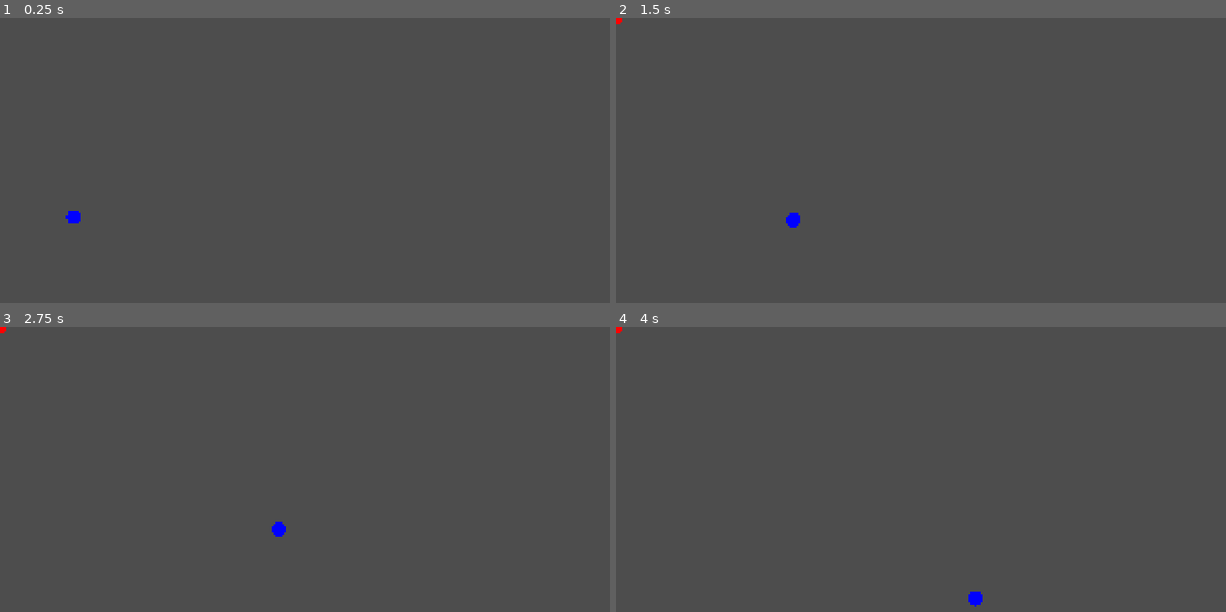
Above: before the commit, frames 1-4 (two rows, left to right).
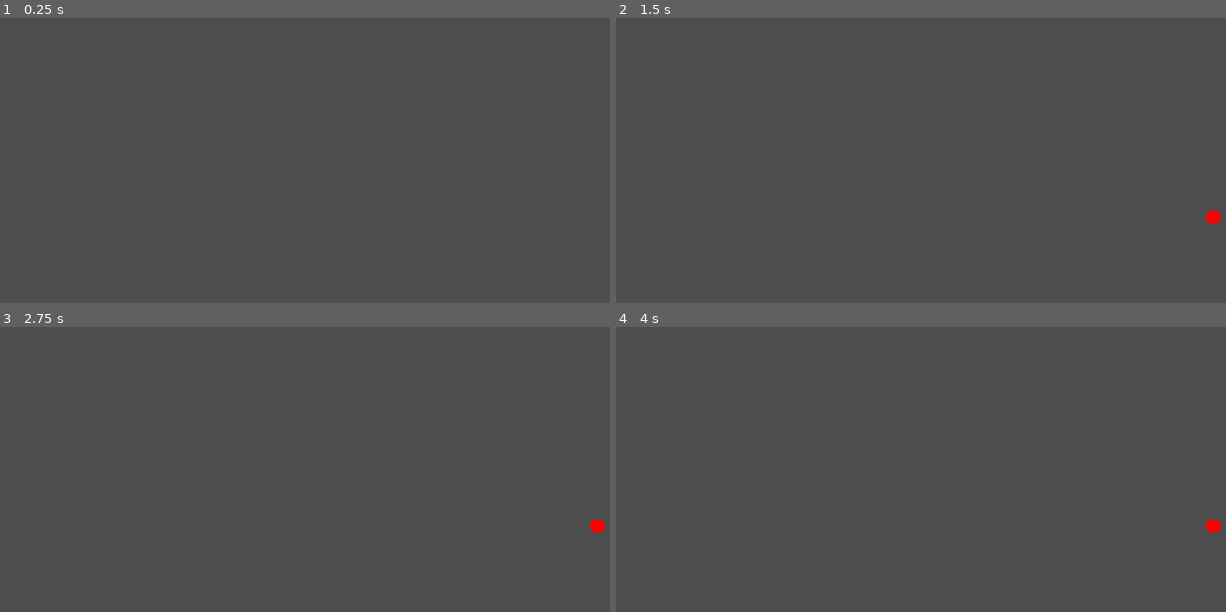
Above: after the commit, the same moments.

Repository: JoeyDD27/1v1-hero-game-demo-version
Game: Godot game, scene res://scenes/BattleScene.tscn
Same seed, same stepped clock (60 frames per second), same inputs: the game is played once before the commit and once after it. This scene is started directly instead of the project's main scene.
Inputs (mouse positions are in pixels of both pictures, inside the frame that each line leads up to):
- Up to frame 1 (0.25 s): no input
- Up to frame 2 (1.5 s): tap Enter at 0.5 s; move the mouse to (1128, 197) at 0.52 s; hold D (move_right) 0.53-1.28 s; right-click (1128, 197) at 0.6 s; move the mouse to (829, 237) at 1.27 s; hold S (move_down) from 1.28 s (still down); right-click (829, 237) at 1.35 s
- Up to frame 3 (2.75 s): move the mouse to (427, 438) at 2.02 s; release S (move_down) at 2.03 s; hold D (move_right) from 2.03 s (still down); right-click (427, 438) at 2.1 s
- Up to frame 4 (4 s): move the mouse to (933, 606) at 2.77 s; release D (move_right) at 2.78 s; hold W (move_up) 2.78-3.53 s; right-click (933, 606) at 2.85 s; move the mouse to (1183, 586) at 3.52 s; hold A (move_left) from 3.53 s (still down); right-click (1183, 586) at 3.6 s

The runs differ from the first frame. In frame 1, less than 0.1% of the frame differs, in the area x 10-14%, y 67-73%; in frame 2, 0.2%, in the area x 0-100%, y 0-74%; in frame 3, 0.2%; in frame 4, 0.2%.

Commit message:
fix server position bug

Diff:
--- a/project.godot
+++ b/project.godot
@@ -13,7 +13,7 @@
 config/name="1v1 Hero Support Spell Game"
 config/description="1v1 multiplayer battle game demo"
 run/main_scene="res://scenes/MainMenu.tscn"
-config/features=PackedStringArray("4.2", "Forward Plus")
+config/features=PackedStringArray("4.5", "Forward Plus")
 config/icon="res://icon.svg"
 
 [autoload]
@@ -58,8 +58,3 @@
 "events": [Object(InputEventMouseButton,"resource_local_to_scene":false,"resource_name":"","device":-1,"window_id":0,"a …(253 unchanged characters)…
 ]
 }
-
-[rendering]
-
-renderer/rendering_method="forward_plus"
-renderer/rendering_method.mobile="mobile"
--- a/scenes/BattleScene.tscn
+++ b/scenes/BattleScene.tscn
@@ -1,6 +1,9 @@
-[gd_scene load_steps=2 format=3 uid="uid://d9l0y3n6o4q2r"]
+[gd_scene load_steps=3 format=3 uid="uid://d9l0y3n6o4q2r"]
 
 [ext_resource type="Script" path="res://scripts/managers/BattleManager.gd" id="1"]
+
+[sub_resource type="RectangleShape2D" id="RectangleShape2D_1"]
+size = Vector2(1920, 1080)
 
 [node name="BattleScene" type="Node2D"]
 script = ExtResource("1")
@@ -14,10 +17,23 @@
 grow_vertical = 2
 color = Color(0.2, 0.2, 0.3, 1)
 
+[node name="Camera2D" type="Camera2D" parent="."]
+position = Vector2(960, 540)
+limit_left = 0
+limit_top = 0
+limit_right = 1920
+limit_bottom = 1080
+
+[node name="ArenaBounds" type="StaticBody2D" parent="."]
+
+[node name="CollisionShape2D" type="CollisionShape2D" parent="ArenaBounds"]
+shape = SubResource("RectangleShape2D_1")
+position = Vector2(960, 540)
+
 [node name="SpawnPoint1" type="Marker2D" parent="."]
-transform = Transform2D(1, 0, 0, 1, 200, 540)
+transform = Transform2D(1, 0, 0, 1, 300, 540)
 
 [node name="SpawnPoint2" type="Marker2D" parent="."]
-transform = Transform2D(1, 0, 0, 1, 1720, 540)
+transform = Transform2D(1, 0, 0, 1, 1620, 540)
 
 [node name="Heroes" type="Node2D" parent="."]
--- a/scripts/core/Hero.gd
+++ b/scripts/core/Hero.gd
@@ -39,11 +39,21 @@
 		visual.polygon = points
 		add_child(visual)
 
+	# Initialize network position to current position
+	network_position = position
+
+	# Sync initial position to all peers after a short delay
+	if is_multiplayer_authority() and multiplayer.multiplayer_peer != null:
+		await get_tree().create_timer(0.1).timeout
+		sync_position.rpc(position)
+
 func _physics_process(delta):
 	# Only process movement if this is the local player's hero
 	if not is_multiplayer_authority():
-		# Interpolate network position
-		position = position.lerp(network_position, 0.3)
+		# Interpolate network position smoothly
+		# Only interpolate if we have a valid network position
+		if network_position.distance_to(Vector2.ZERO) > 1.0 or position.distance_to(Vector2.ZERO) < 1.0:
+			position = position.lerp(network_position, 0.5)
 		return
 
 	# Handle movement
@@ -99,6 +109,9 @@
 	"""Syncs position across network"""
 	if not is_multiplayer_authority():
 		network_position = pos
+		# Immediately snap to position if it's way off (initial sync or teleport)
+		if position.distance_to(pos) > 200:
+			position = pos
 
 func set_player_id(id: int):
 	"""Sets the player ID and updates visual"""
--- a/scripts/managers/BattleManager.gd
+++ b/scripts/managers/BattleManager.gd
@@ -18,13 +18,13 @@
 	# If no spawn points found, create default ones
 	if spawn_points.is_empty():
 		var spawn1 = Marker2D.new()
-		spawn1.position = Vector2(200, 540)
+		spawn1.position = Vector2(300, 540)  # Left side, visible on screen
 		spawn1.name = "SpawnPoint1"
 		add_child(spawn1)
 		spawn_points.append(spawn1)
 
 		var spawn2 = Marker2D.new()
-		spawn2.position = Vector2(1720, 540)
+		spawn2.position = Vector2(1620, 540)  # Right side, visible on screen
 		spawn2.name = "SpawnPoint2"
 		add_child(spawn2)
 		spawn_points.append(spawn2)
@@ -78,6 +78,11 @@
 
 	heroes[peer_id] = hero
 
+	# Sync initial position immediately after spawning
+	if hero.is_multiplayer_authority():
+		await get_tree().process_frame
+		hero.sync_position.rpc(spawn_point.position)
+
 	print("Spawned hero for peer ", peer_id, " at ", spawn_point.position)
 
 func spawn_all_heroes():
Not shown, added: icon.svg.import
Not shown, added: scripts/controllers/PlayerController.gd.uid
Not shown, added: scripts/core/Hero.gd.uid
Not shown, added: scripts/managers/BattleManager.gd.uid
Not shown, added: scripts/managers/MainMenu.gd.uid
Not shown, added: scripts/managers/NetworkManager.gd.uid
